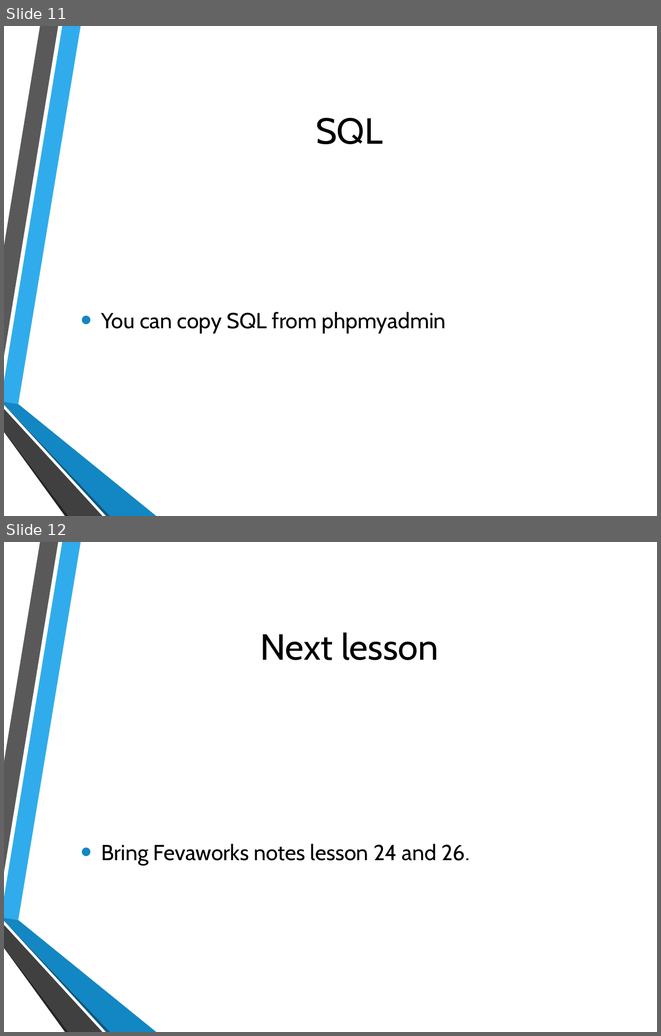
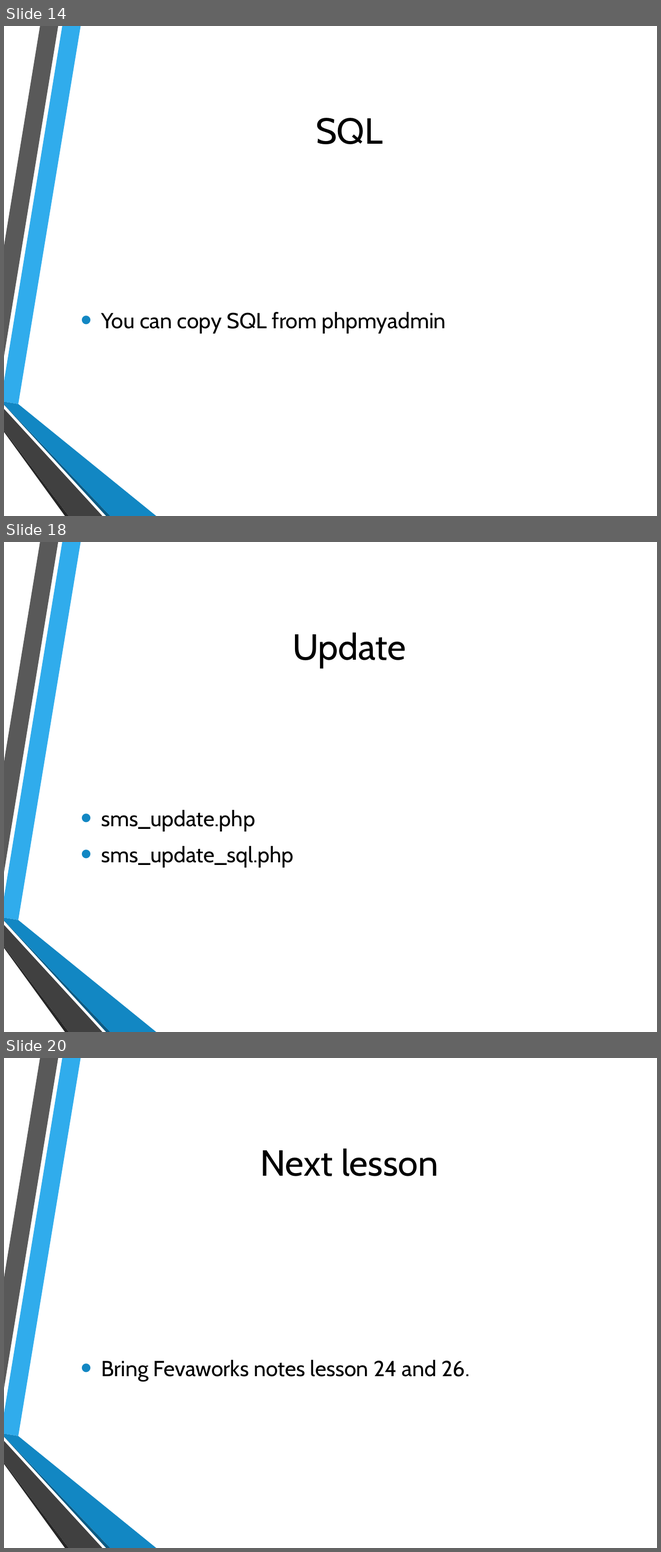
Before and after one commit to hatted/fevaworks-php, a slide deck: php-fw9/SMS.pptx. Shown one above the other, each under a label of ours: slides 11 and 12 before the commit, slides 14, 18 and 20 after it; the slides between them are not shown. The pictures are 661x1036 and 661x1552 pixels, drawn with LibreOffice and Linux fonts; fonts in the diff are those of the drawing; background and template pictures are left out. Boxes give left, top, right and bottom in pixels: in the first picture for what was removed or moved away, otherwise in the second. Text is boxed around its words. In the diff, an @@ line names an element or a change of style, - is before the commit and + after.

```diff
--- a/php-fw9/SMS.pptx
+++ b/php-fw9/SMS.pptx
@@ slide 18 added at (x1=4, y1=542, x2=657, y2=1032), background picture (left out); not listed: 6 template elements that a slide beside it also shows @@
@@ title added at (x1=292, y1=632, x2=406, y2=668), 40 pt, text #000000 @@
+Update
@@ text added at (x1=101, y1=810, x2=294, y2=867), 24 pt, text #000000 @@
+• sms_update.php
+• sms_update_sql.php
@@ what was slide 11 is now slide 14 @@
@@ what was slide 12 is now slide 20 @@
```
Also in this commit, not shown: 4 slides changed, 7 other slides added, 34 other files.
